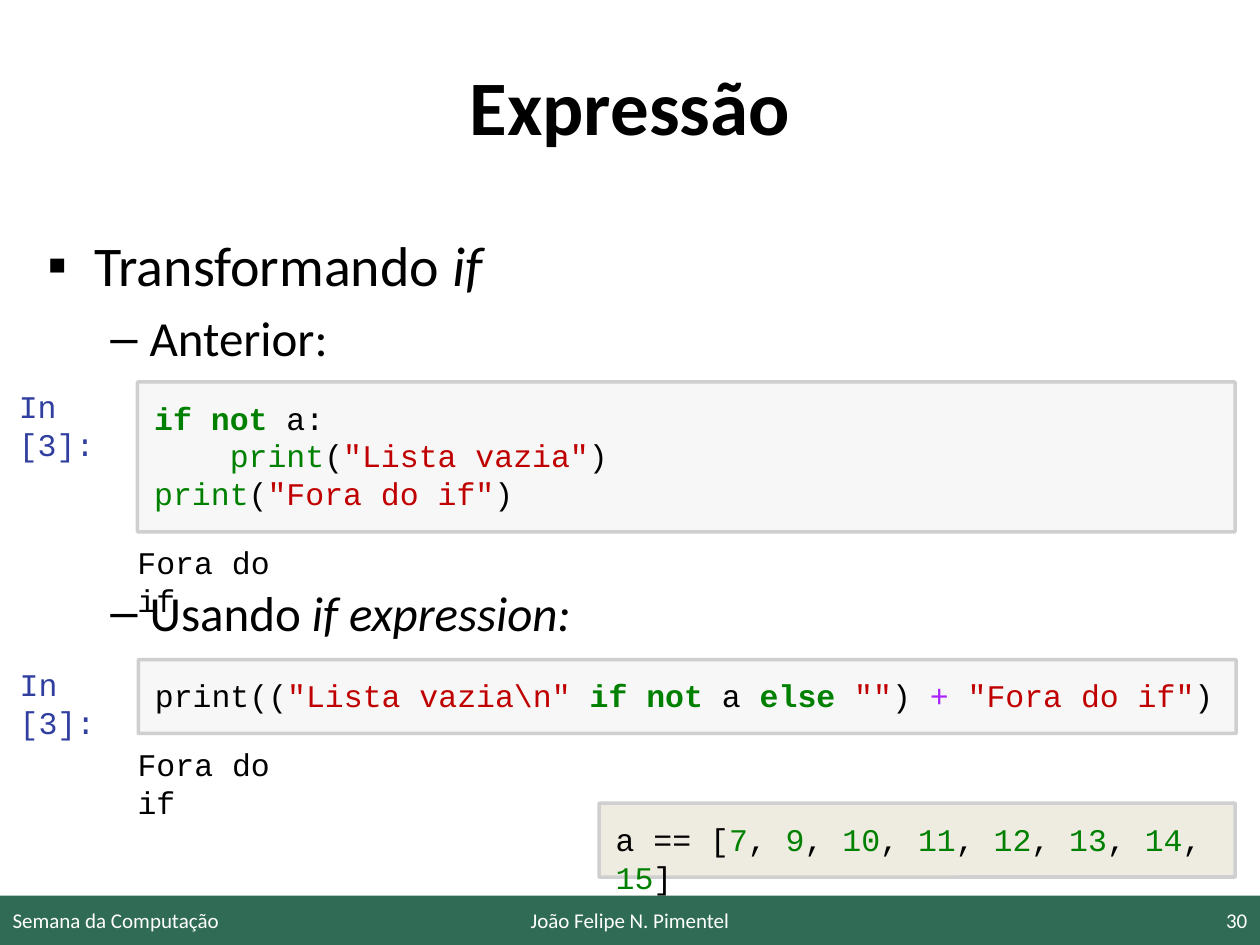
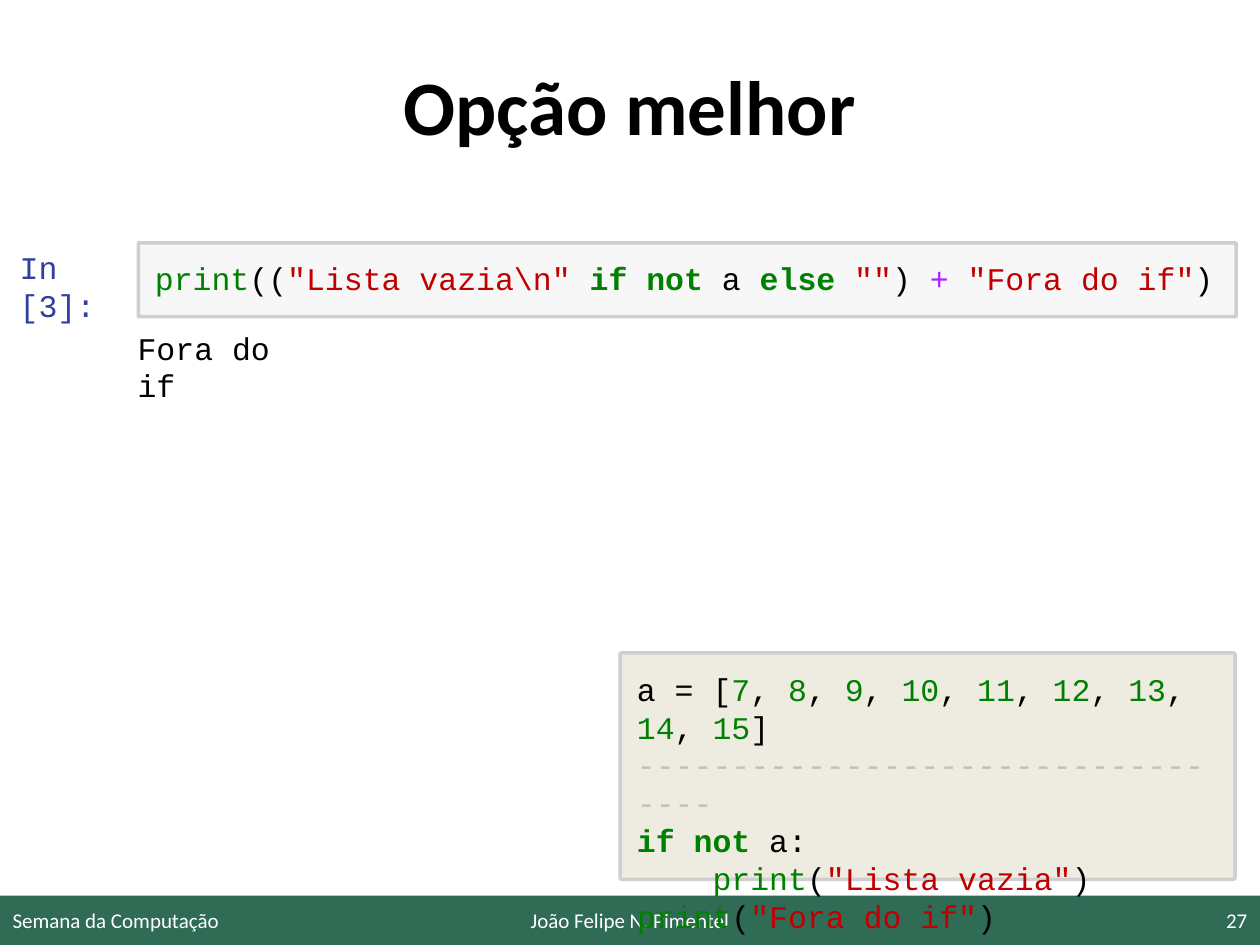
Before and after one commit to JoaoFelipe/presentations, a slide deck: slide 27 of 20191017_SC_UFF/umalinha.pptx (slide 30 before the commit). Drawn at 1260x945 pixels with LibreOffice and Linux fonts; fonts in the diff are those of the drawing; background and template pictures are left out. Boxes give left, top, right and bottom in pixels: in the first picture for what was removed or moved away, otherwise in the second. Text is boxed around its words. In the diff, an @@ line names an element or a change of style, - is before the commit and + after.

```diff
--- a/20191017_SC_UFF/umalinha.pptx
+++ b/20191017_SC_UFF/umalinha.pptx
@@ title at <box>404,81,855,148</box>: text changed @@
-Expressão
+Opção melhor
@@ text removed at <box>95,247,571,639</box> @@
-▪ Transformando if
-  – Anterior:
-  – Usando if expression:
@@ rounded rectangle "print(("Lista vazia\n" if not a ..." at <box>139,243,1236,318</box>: text colour #000000 to #008000 in "print(("Lista" @@
@@ 2 texts, 1 rounded rectangle: place and size @@
-2 texts, 1 rounded rectangle at <box>20,660,1236,814</box>
+2 texts, 1 rounded rectangle at <box>20,243,1236,397</box>
@@ rounded rectangle removed at <box>137,382,1235,532</box> @@
-if not a:
-print("Lista vazia")
-print("Fora do if")
@@ text removed at <box>19,397,95,463</box> @@
-In [3]:
@@ text removed at <box>137,551,270,621</box> @@
-Fora do if
@@ rounded rectangle "a = [7, 8, 9, ...": place and size @@
-rounded rectangle "a = [7, 8, 9, ..." at <box>598,804,1235,878</box>
+rounded rectangle "a = [7, 8, 9, ..." at <box>620,653,1235,879</box>
@@ text in rounded rectangle at <box>637,678,1185,935</box>: text changed; text colour #008000 to #BFBFBF @@
-a == [7, 9, 10, 11, 12, 13, 14, 15]
+a = [7, 8, 9, 10, 11, 12, 13, 14, 15]
+----------------------------------
+if not a:
+print("Lista vazia")
+print("Fora do if")
@@ page number at <box>1226,914,1247,928</box>: text changed @@
-30
+27
```
Also in this commit, not shown: 45 other slides changed, 16 slides added, 2 slides removed, 2 other files.
